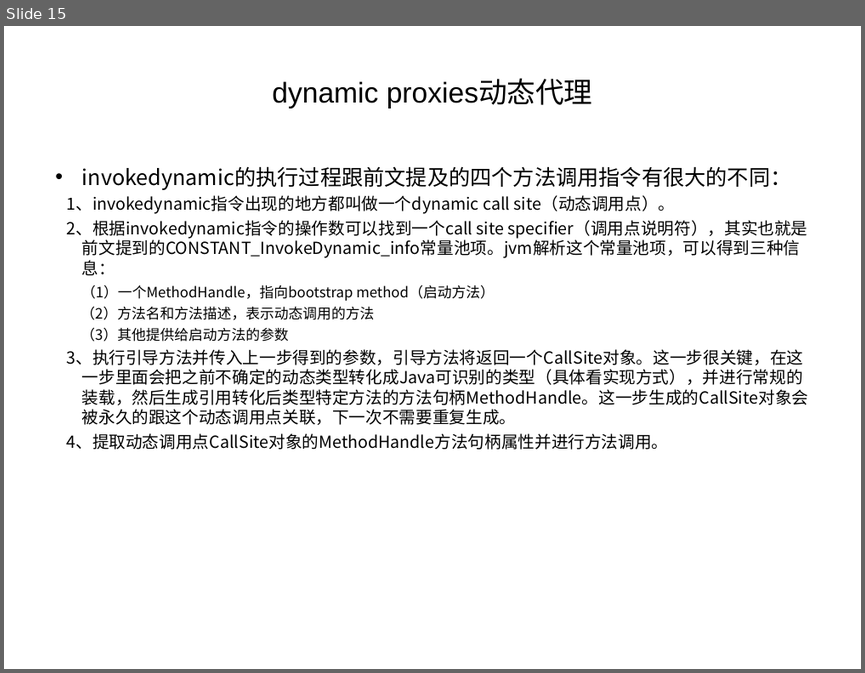
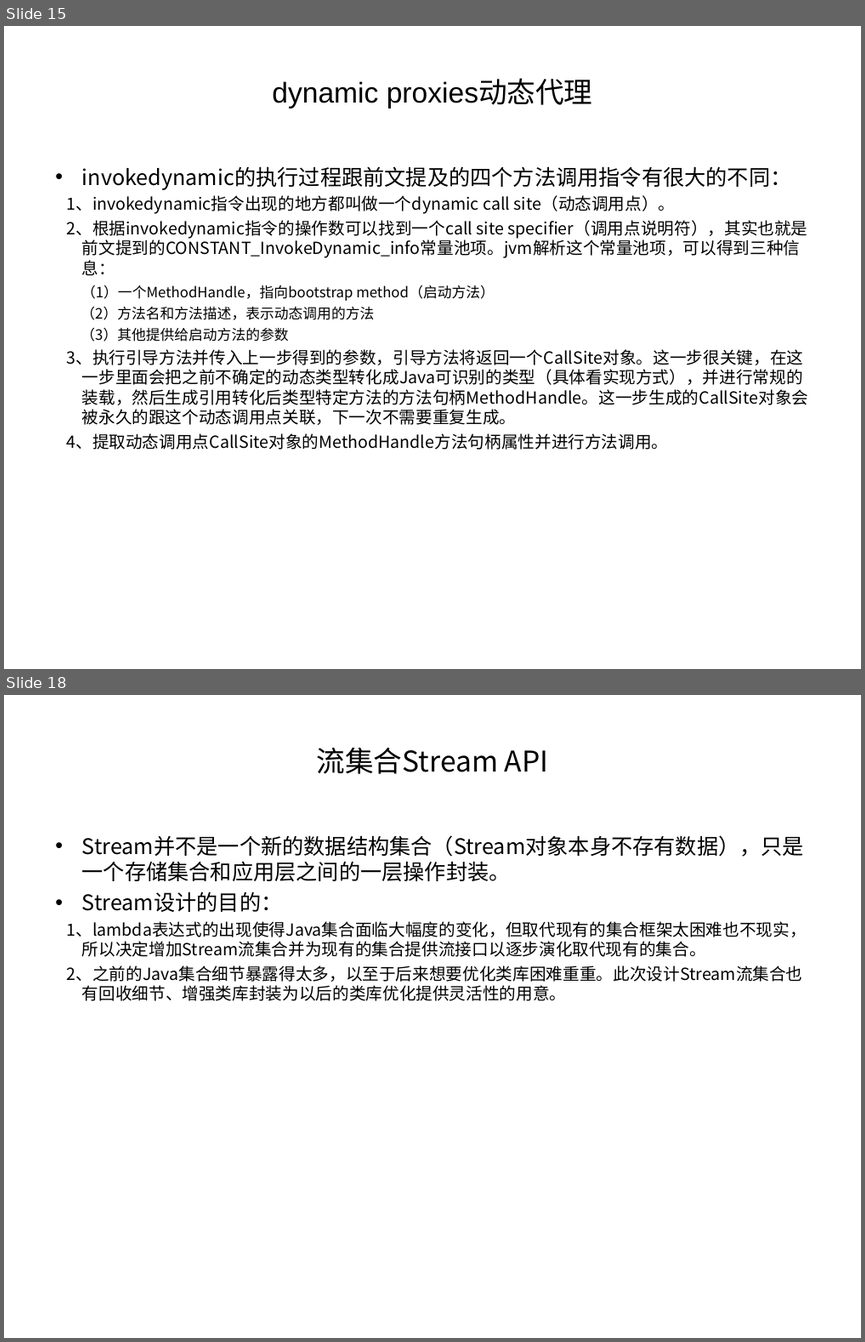
Before and after one commit to jianzijian/Hello-World, a slide deck: jdk8/jdk8学习分享.ppt. Shown one above the other, each under a label of ours: slide 15 before the commit, slides 15 and 18 after it; the slides between them are not shown. The pictures are 865x673 and 865x1342 pixels, drawn with LibreOffice and Linux fonts; fonts in the diff are those of the drawing; background and template pictures are left out. Boxes give left, top, right and bottom in pixels: in the first picture for what was removed or moved away, otherwise in the second. Text is boxed around its words. In the diff, an @@ line names an element or a change of style, - is before the commit and + after.

```diff
--- a/jdk8/jdk8学习分享.ppt
+++ b/jdk8/jdk8学习分享.ppt
@@ slide 18 added at bbox=[4, 695, 861, 1338], background picture (left out) @@
@@ title added at bbox=[317, 747, 549, 774], 24 pt, text #000000 @@
+流集合Stream API
@@ text added at bbox=[66, 835, 806, 1001], 14 pt, text #000000 @@
+• Stream并不是一个新的数据结构集合（Stream对象本身不存有数据），只是一个存储集合和应用层之间的一层操作封装。
+• Stream设计的目的：
+1、lambda表达式的出现使得Java集合面临大幅度的变化，但取代现有的集合框架太困难也不现实，所以决定增加Stream流集合并为现有的集合提供流接口以逐步演化取代现有的集合。
+2、之前的Java集合细节暴露得太多，以至于后来想要优化类库困难重重。此次设计Stream流集合也有回收细节、增强类库封装为以后的类库优化提供灵活性的用意。
```
Also in this commit, not shown: 2 slides changed, 1 other slide added.
